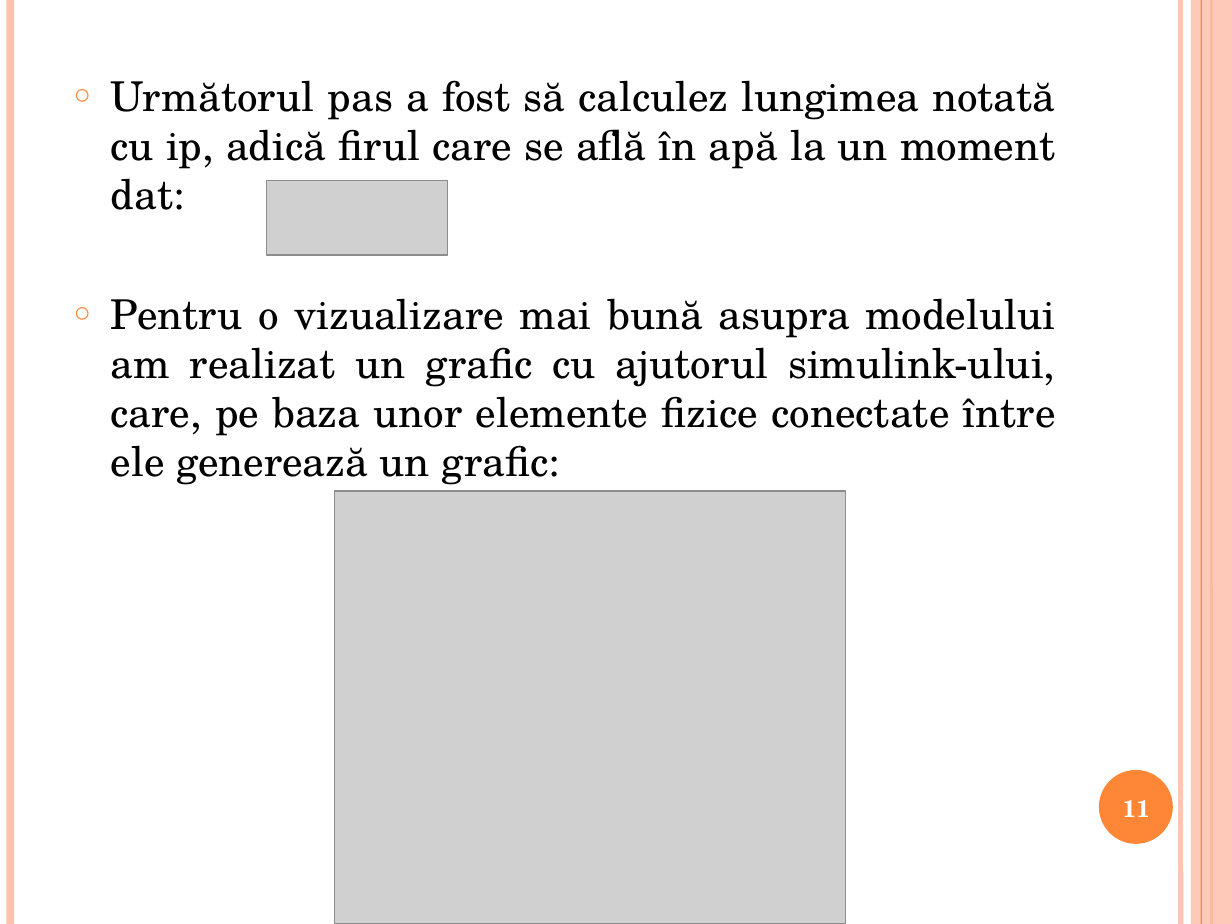
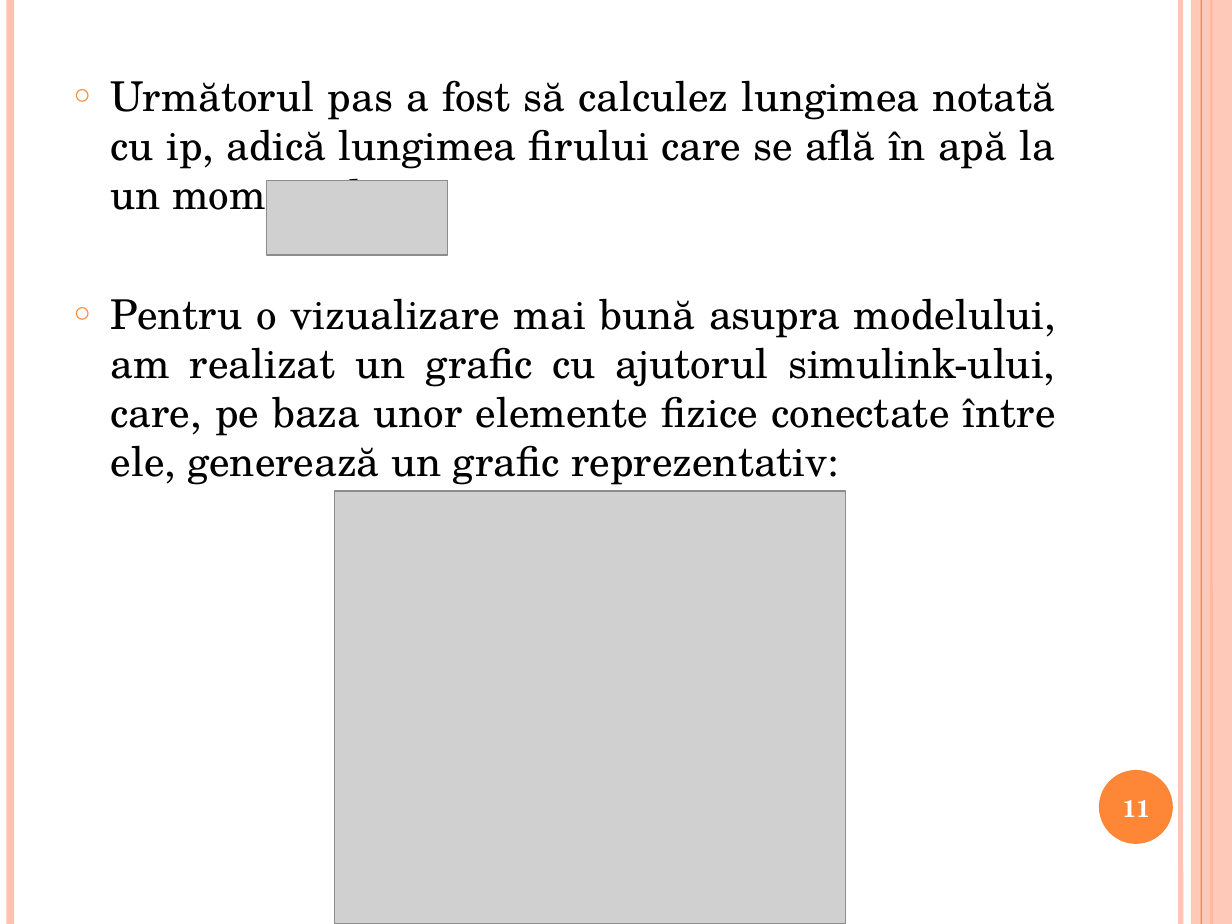
Before and after one commit to medyt/Lucrare-licenta, a slide deck: slide 11 of Prezentare licenta.pptx. Drawn at 1232x924 pixels with LibreOffice and Linux fonts; fonts in the diff are those of the drawing; grey boxes stand for pictures. Boxes give left, top, right and bottom in pixels: in the first picture for what was removed or moved away, otherwise in the second. Text is boxed around its words. In the diff, an @@ line names an element or a change of style, - is before the commit and + after.

```diff
--- a/Prezentare licenta.pptx
+++ b/Prezentare licenta.pptx
@@ text at <box>111,80,1056,485</box>: text changed @@
-○ Următorul pas a fost să calculez lungimea notată cu ip, adică firul care se află în apă la un moment dat:
-○ Pentru o vizualizare mai bună asupra modelului am realizat un grafic cu ajutorul simulink-ului, care, pe baza unor elemente fizice conectate între ele generează un grafic:
+○ Următorul pas a fost să calculez lungimea notată cu ip, adică lungimea firului care se află în apă la un moment dat:
+○ Pentru o vizualizare mai bună asupra modelului, am realizat un grafic cu ajutorul simulink-ului, care, pe baza unor elemente fizice conectate între ele, generează un grafic reprezentativ:
```
Also in this commit, not shown: 10 other slides changed.
